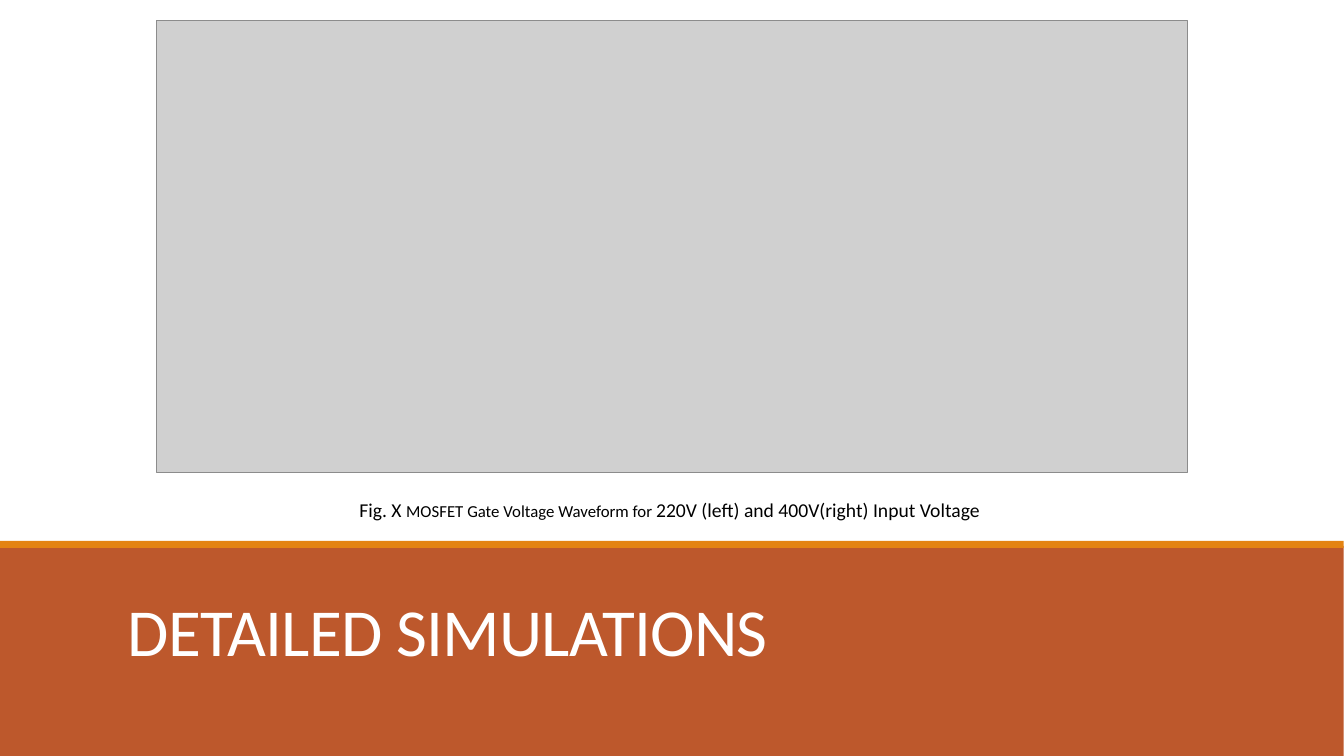
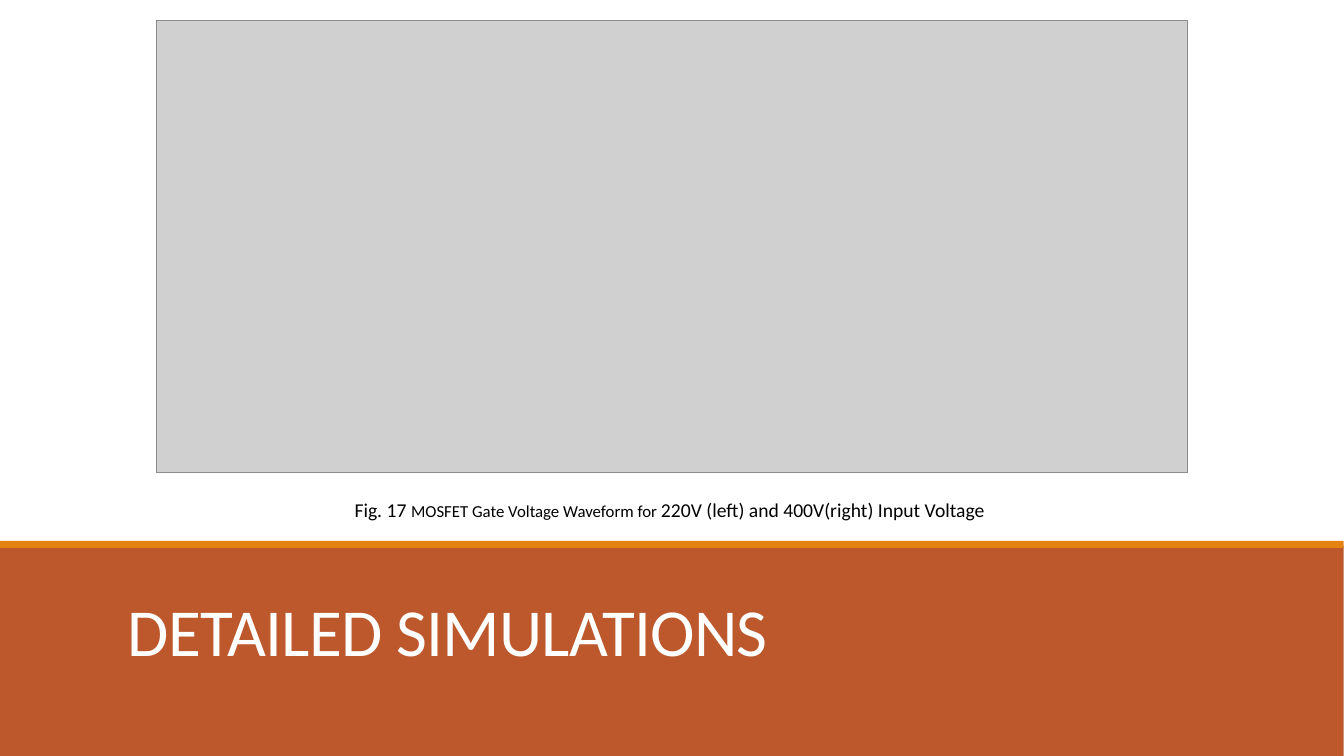
Before and after one commit to EnesCanbolat/EE464_Project, a slide deck: slide 41 of Presentations/464_FB_vs3.pptx. Drawn at 1344x756 pixels with LibreOffice and Linux fonts; fonts in the diff are those of the drawing; grey boxes stand for pictures. Boxes give left, top, right and bottom in pixels: in the first picture for what was removed or moved away, otherwise in the second. Text is boxed around its words. In the diff, an @@ line names an element or a change of style, - is before the commit and + after.

```diff
--- a/Presentations/464_FB_vs3.pptx
+++ b/Presentations/464_FB_vs3.pptx
@@ text at box(355, 503, 985, 521): text changed @@
-Fig. X MOSFET Gate Voltage Waveform for 220V (left) and 400V(right) Input Voltage
+Fig. 17 MOSFET Gate Voltage Waveform for 220V (left) and 400V(right) Input Voltage
```
Also in this commit, not shown: 23 other slides changed.
